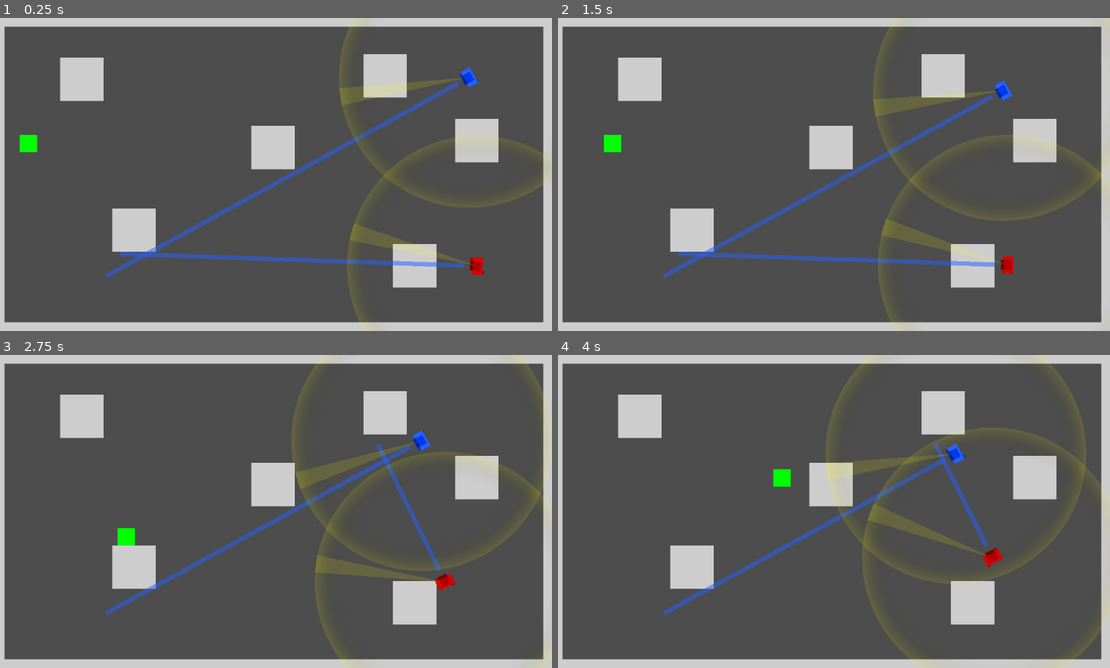
Above: before the commit, frames 1-4 (two rows, left to right).
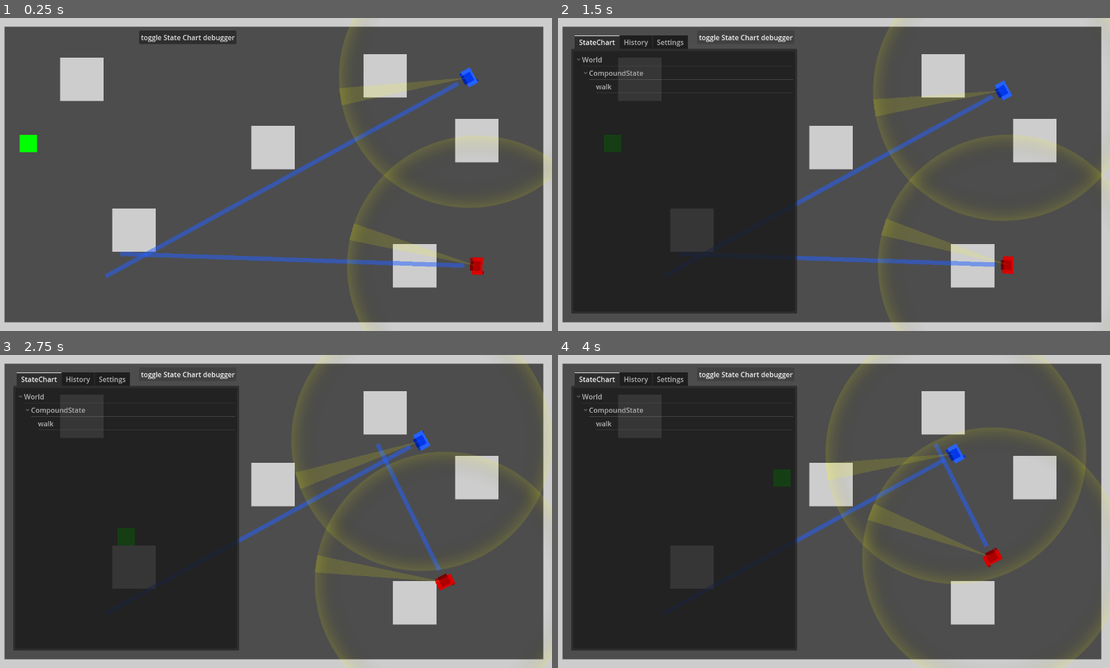
Above: after the commit, the same moments.

Repository: Toxe/godot-state-machines
Game: Godot game, scene res://scenes/main.tscn
Two runs of this game, one before a commit and one after it. Both use one fixed random seed, a clock stepped at 60 frames per second and the inputs below.
Inputs (mouse positions are in pixels of both pictures, inside the frame that each line leads up to):
- Up to frame 1 (0.25 s): no input
- Up to frame 2 (1.5 s): click (745, 36) at 0.5 s, where only the run after the commit has a clickable "toggle State Chart debugger"; tap Enter at 1.25 s; hold D (move_right) from 1.28 s (still down); hold Shift from 1.28 s (still down)
- Up to frame 3 (2.75 s): release D (move_right) at 2.03 s; release Shift at 2.03 s; hold S (move_down) from 2.03 s (still down); tap Shift at 2.1 s
- Up to frame 4 (4 s): release S (move_down) at 2.78 s; hold D (move_right) 2.78-3.53 s; hold Shift 2.78-3.53 s; hold W (move_up) from 3.53 s (still down); tap Shift at 3.6 s

The runs differ from the first frame. In frame 1, 0.7% of the frame differs, in the area x 25-43%, y 4-9%; in frame 2, 35%, in the area x 2-44%, y 5-95%; in frame 3, 35%; in frame 4, 35%.

Commit message:
Add StateChartDebugger

Diff:
--- a/scenes/main.gd
+++ b/scenes/main.gd
@@ -2,6 +2,8 @@
 
 
 func _ready() -> void:
+    $StateChartDebugger/TabContainer.tab_focus_mode = Control.FOCUS_NONE
+    $StateChartDebugger.visible = false
     create_window_title_update_timer()
     update_window_title()
 
@@ -20,3 +22,7 @@
 
 func update_window_title() -> void:
     get_window().title = "%s [%d FPS]" % [ProjectSettings.get_setting("application/config/name"), Performance.get_monitor(Performance.TIME_FPS)]
+
+
+func _on_toggle_state_chart_debugger_button_pressed() -> void:
+    $StateChartDebugger.visible = !$StateChartDebugger.visible
--- a/scenes/main.tscn
+++ b/scenes/main.tscn
@@ -1,9 +1,28 @@
-[gd_scene load_steps=3 format=3 uid="uid://cdlldkuhd7k7d"]
+[gd_scene load_steps=4 format=3 uid="uid://cdlldkuhd7k7d"]
 
 [ext_resource type="Script" path="res://scenes/main.gd" id="1_pm436"]
 [ext_resource type="PackedScene" uid="uid://dn18x5gkv5ki6" path="res://scenes/world.tscn" id="2_3s2iw"]
+[ext_resource type="PackedScene" uid="uid://bcwkugn6v3oy7" path="res://addons/godot_state_charts/utilities/state_chart_debugger.tscn" id="3_tl2cv"]
 
 [node name="Main" type="Node"]
 script = ExtResource("1_pm436")
 
 [node name="World" parent="." instance=ExtResource("2_3s2iw")]
+
+[node name="StateChartDebugger" parent="." instance=ExtResource("3_tl2cv")]
+z_index = 10
+offset_left = 40.0
+offset_top = 40.0
+offset_right = -720.0
+offset_bottom = -40.0
+initial_node_to_watch = NodePath("../World")
+
+[node name="ToggleStateChartDebuggerButton" type="Button" parent="."]
+offset_left = 330.0
+offset_top = 29.0
+offset_right = 554.0
+offset_bottom = 60.0
+focus_mode = 0
+text = "toggle State Chart debugger"
+
+[connection signal="pressed" from="ToggleStateChartDebuggerButton" to="." method="_on_toggle_state_chart_debugger_button_pressed"]
